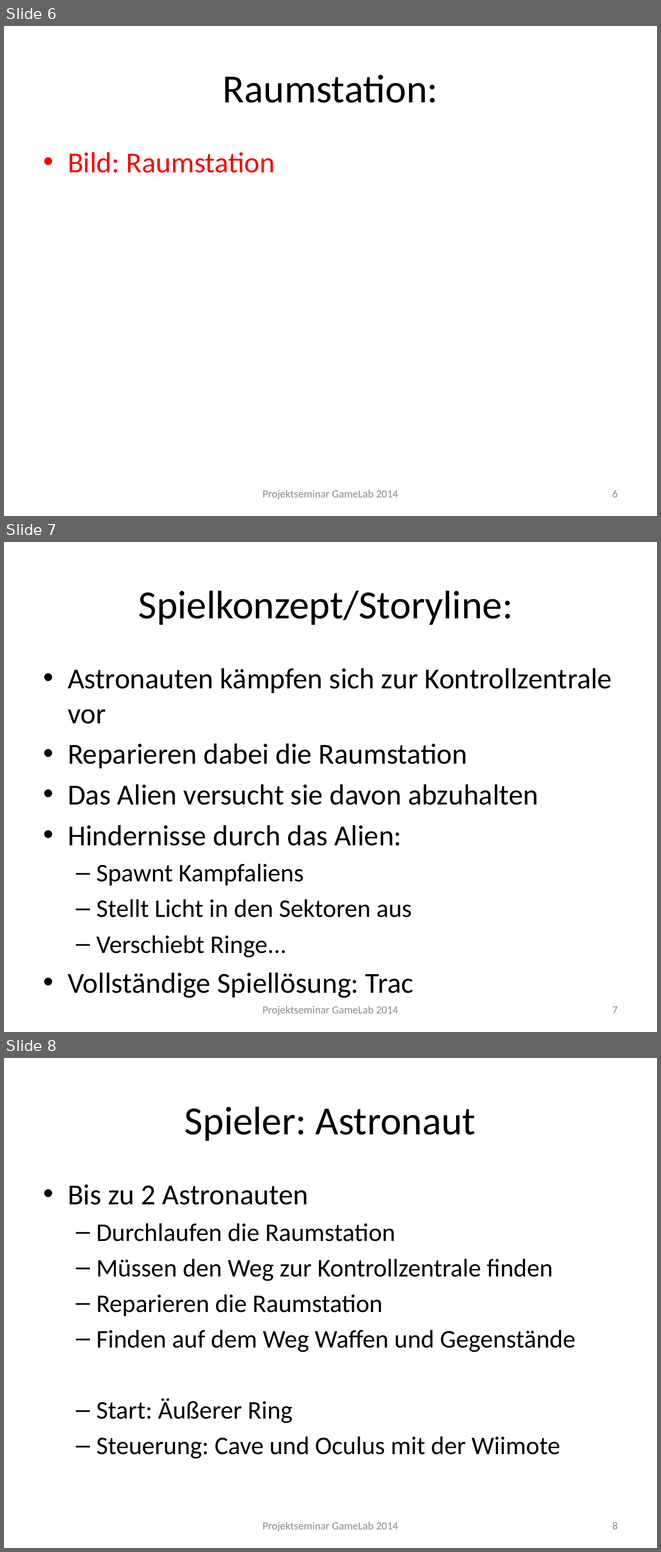
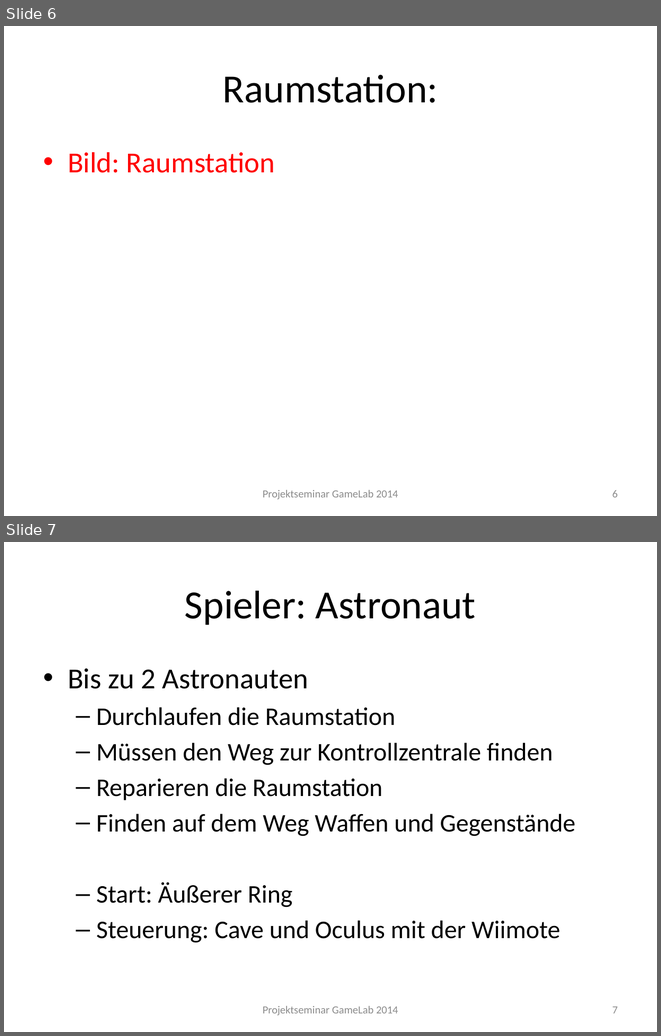
Before and after one commit to Instinctlol/gamelab2014, a slide deck: Abschlusspräsentation/SpielkonzeptFINAL.pptx. Shown one above the other, each under a label of ours: slides 6, 7 and 8 before the commit, slides 6 and 7 after it. The pictures are 661x1552 and 661x1036 pixels, drawn with LibreOffice and Linux fonts; fonts in the diff are those of the drawing; background and template pictures are left out. Boxes give left, top, right and bottom in pixels: in the first picture for what was removed or moved away, otherwise in the second. Text is boxed around its words. In the diff, an @@ line names an element or a change of style, - is before the commit and + after.

```diff
--- a/Abschlusspräsentation/SpielkonzeptFINAL.pptx
+++ b/Abschlusspräsentation/SpielkonzeptFINAL.pptx
@@ slide 7 removed at bbox=[4, 542, 657, 1032], background picture (left out) @@
@@ title removed at bbox=[138, 590, 513, 625] @@
-Spielkonzept/Storyline:
@@ text removed at bbox=[68, 668, 612, 958] @@
-• Astronauten kämpfen sich zur Kontrollzentrale vor
-• Reparieren dabei die Raumstation
-• Das Alien versucht sie davon abzuhalten
-• Hindernisse durch das Alien:
-  – Spawnt Kampfaliens
-  – Stellt Licht in den Sektoren aus
-  – Verschiebt Ringe...
-• Vollständige Spiellösung: Trac
@@ text removed at bbox=[263, 1006, 398, 1015] @@
-Projektseminar GameLab 2014
@@ page number removed at bbox=[612, 1006, 618, 1013] @@
-7
@@ what was slide 8 is now slide 7 @@
@@ page number at bbox=[612, 1006, 618, 1013]: text changed @@
-8
+7
```
Also in this commit, not shown: 2 slides changed.
